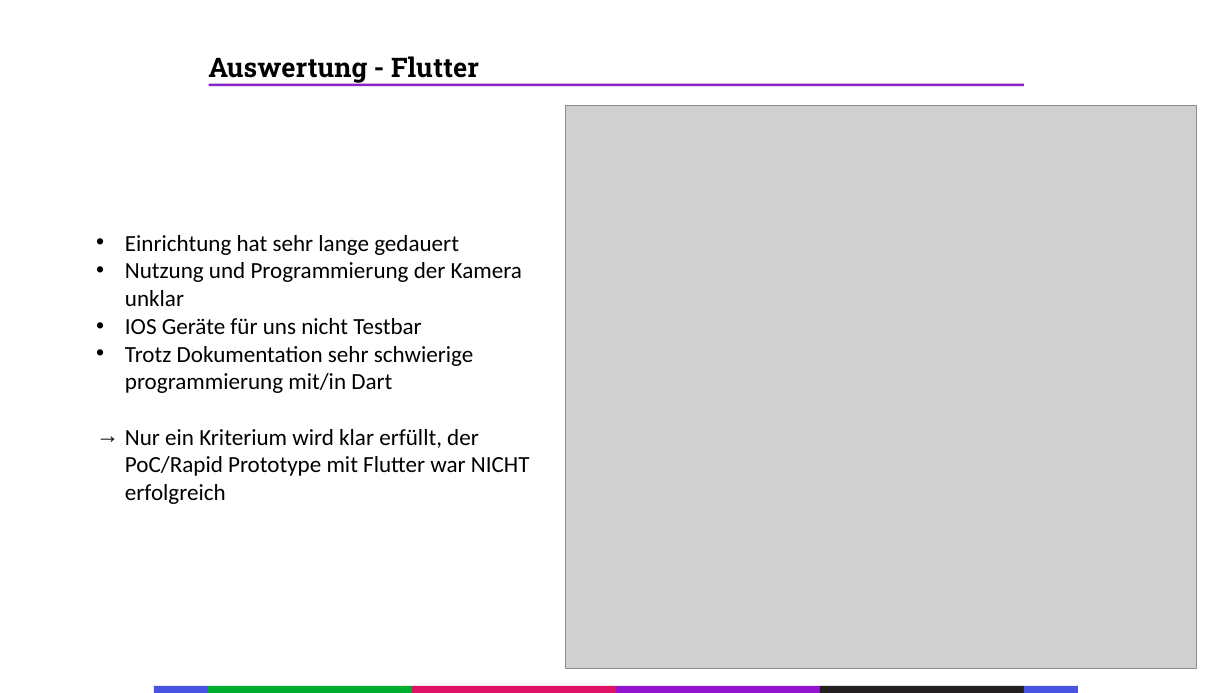
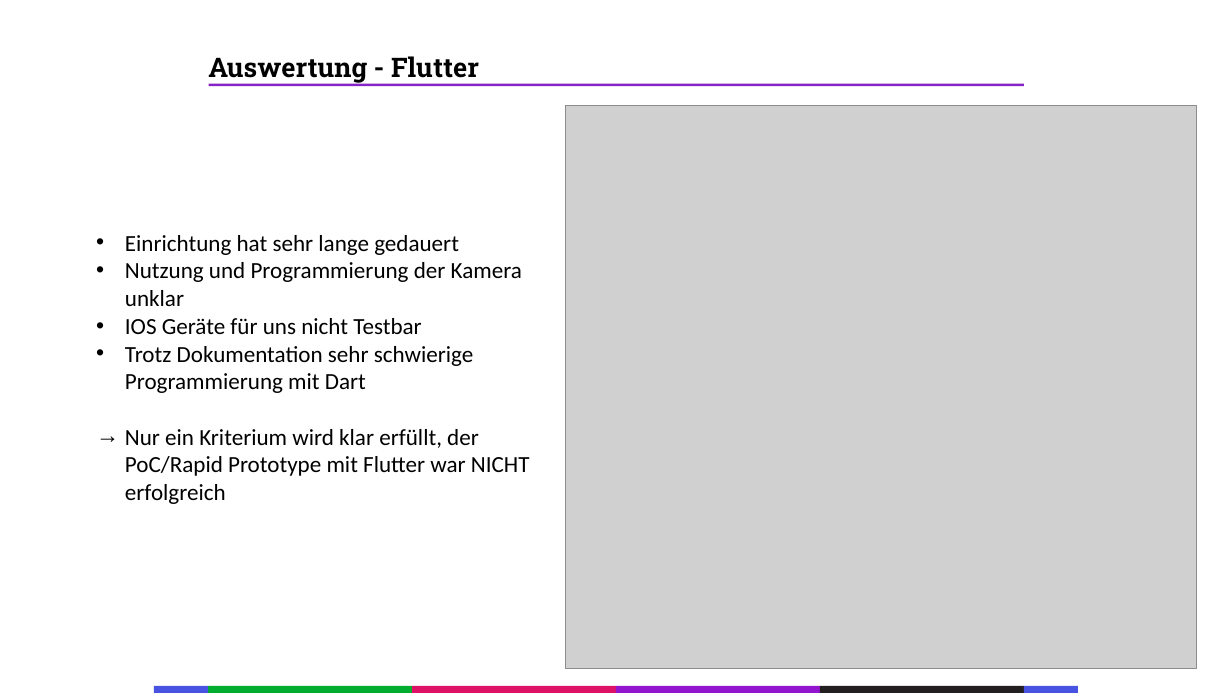
Before and after one commit to Splashpixx/EPW2122ChouliarasBurgdorfWolf, a slide deck: slide 7 of Audits/WS2122_ChouliarasBurgdorfWolf_Audit2.pptx. Drawn at 1232x693 pixels with LibreOffice and Linux fonts; fonts in the diff are those of the drawing; grey boxes stand for pictures. Boxes give left, top, right and bottom in pixels: in the first picture for what was removed or moved away, otherwise in the second. Text is boxed around its words. In the diff, an @@ line names an element or a change of style, - is before the commit and + after.

```diff
--- a/Audits/WS2122_ChouliarasBurgdorfWolf_Audit2.pptx
+++ b/Audits/WS2122_ChouliarasBurgdorfWolf_Audit2.pptx
@@ text at [125, 346, 474, 393]: text changed @@
-• Trotz Dokumentation sehr schwierige programmierung mit/in Dart
+• Trotz Dokumentation sehr schwierige Programmierung mit Dart
```
Also in this commit, not shown: 5 other slides changed, 3 slides added, 8 other files.
